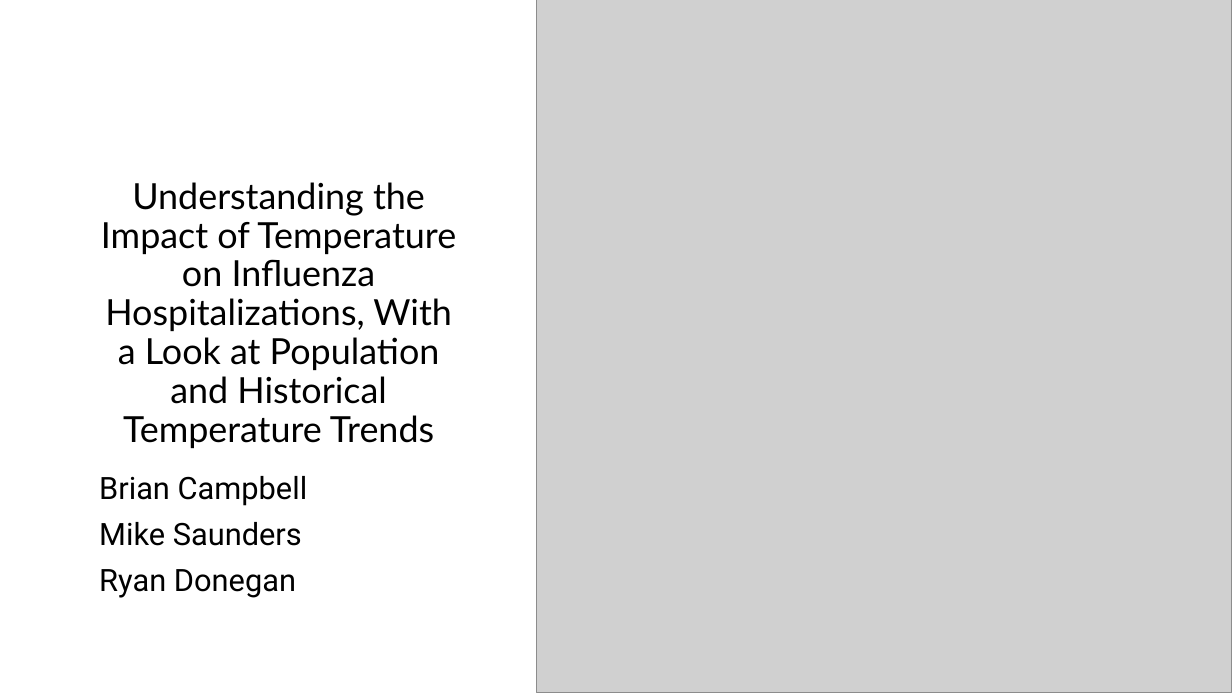
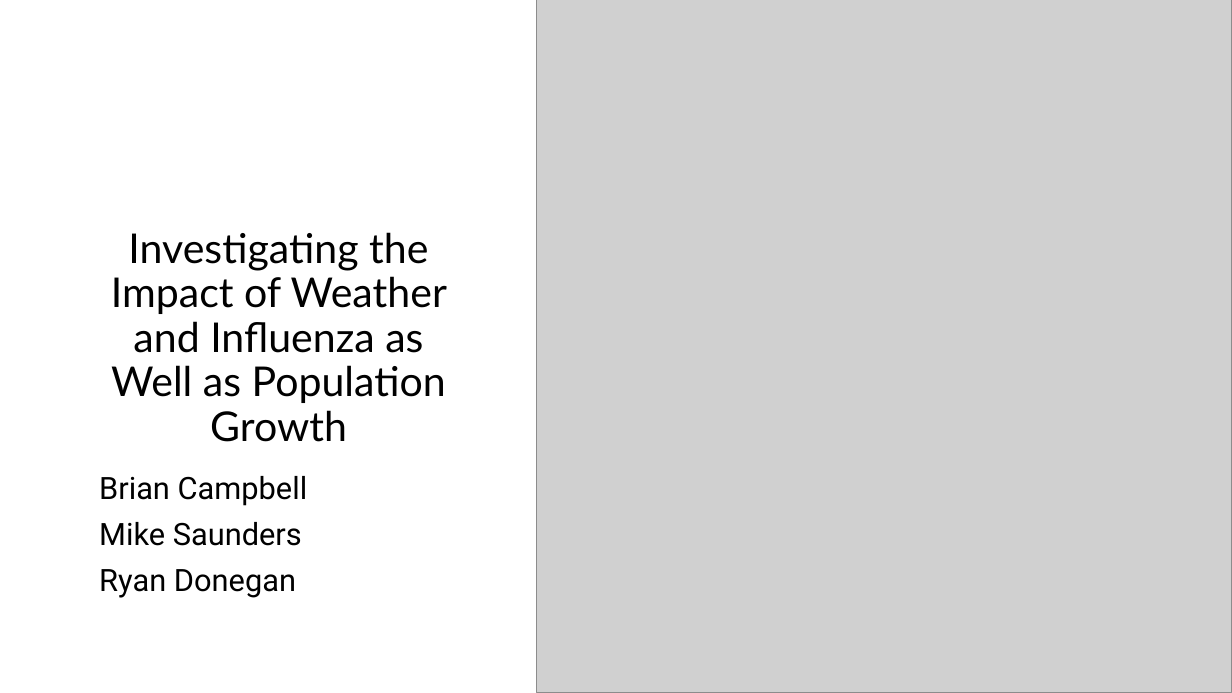
Before and after one commit to brian-campbell/ai-bootcamp-project-1, a slide deck: slide 1 of Project-1-Presentation.pptx. Drawn at 1232x693 pixels with LibreOffice and Linux fonts; fonts in the diff are those of the drawing; grey boxes stand for pictures. Boxes give left, top, right and bottom in pixels: in the first picture for what was removed or moved away, otherwise in the second. Text is boxed around its words. In the diff, an @@ line names an element or a change of style, - is before the commit and + after.

Commit message:
added weather trend chart

```diff
--- a/Project-1-Presentation.pptx
+++ b/Project-1-Presentation.pptx
@@ title at bbox=[111, 232, 447, 442]: text changed; size 28 to 32 pt @@
-Understanding the Impact of Temperature on Influenza Hospitalizations, With a Look at Population and Historical Temperature Trends
+Investigating the Impact of Weather and Influenza as Well as Population Growth
```
Also in this commit, not shown: 5 other slides changed, 1 slide added, 6 other files.
